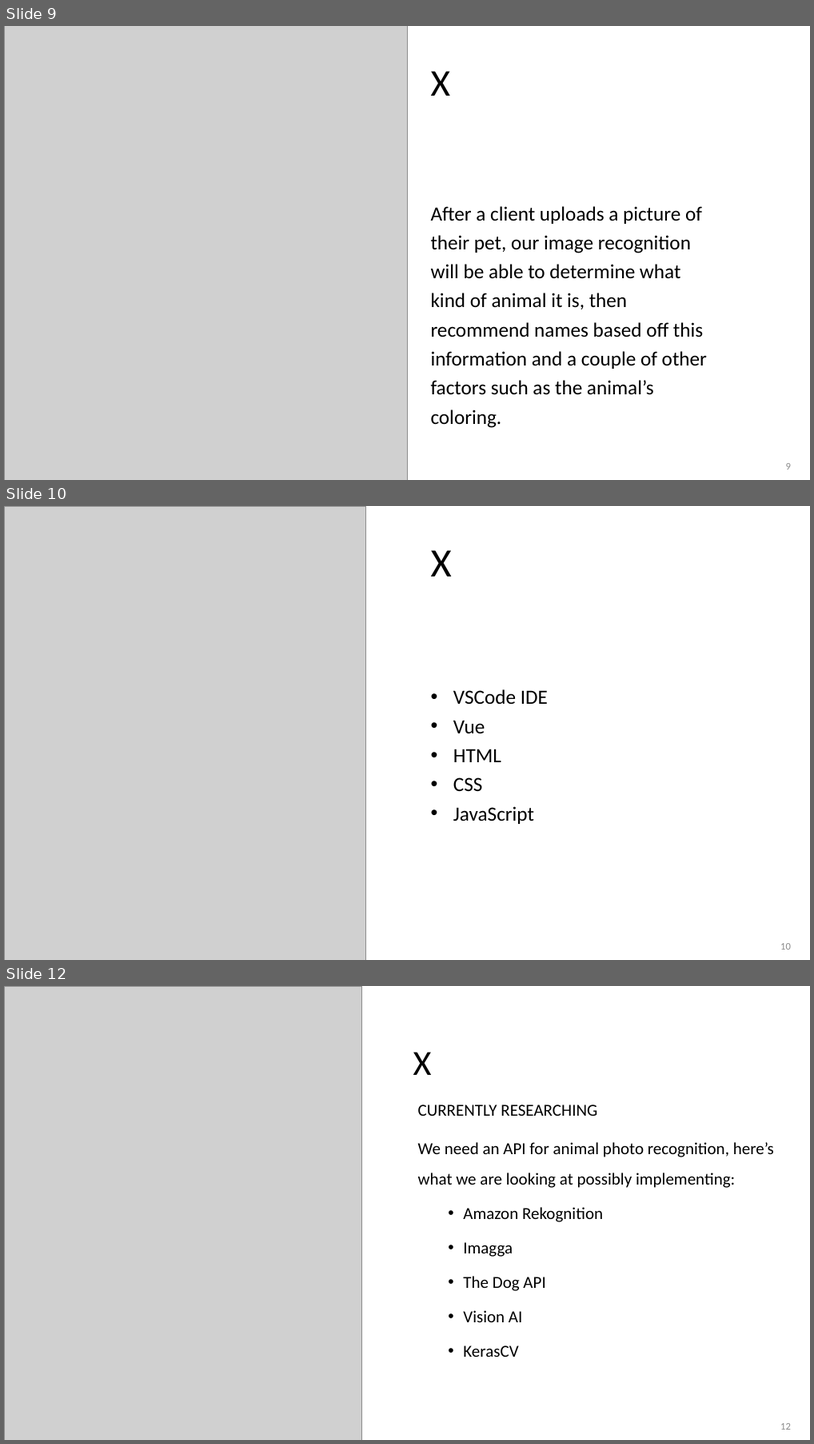
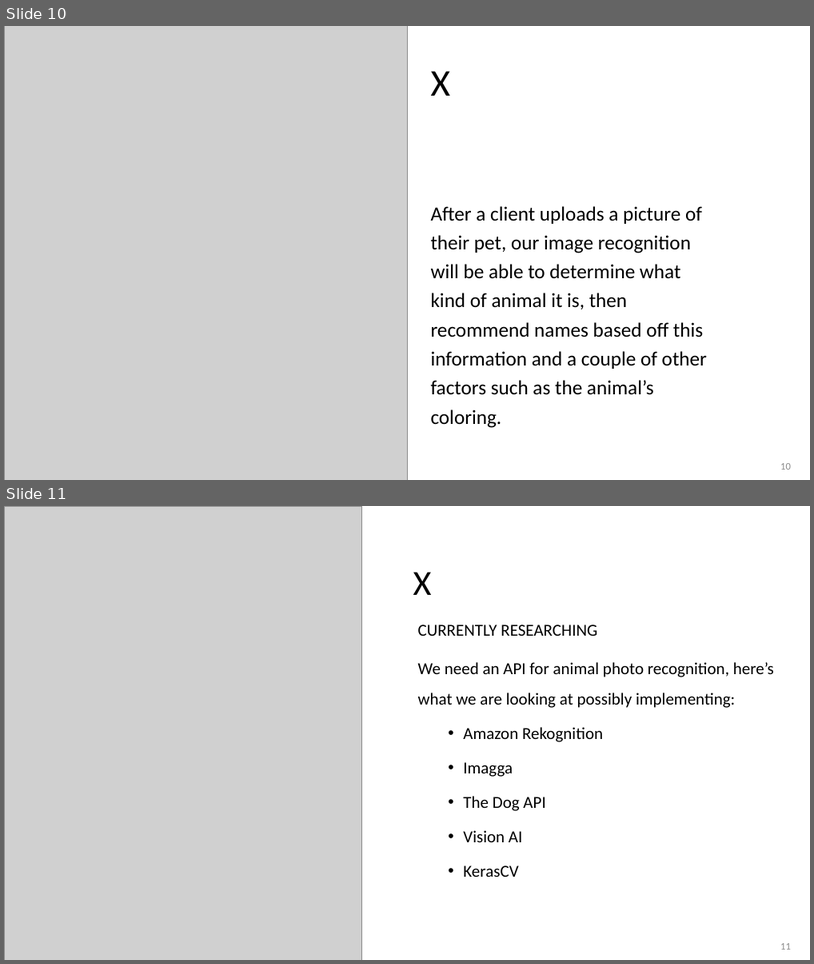
Before and after one commit to adriaonline/CPT200SP24-Team1, a slide deck: Phase 2 Docs/Phase 2 - Presentation.pptx. Shown one above the other, each under a label of ours: slides 9, 10 and 12 before the commit, slides 10 and 11 after it; the slides between them are not shown. The pictures are 814x1444 and 814x964 pixels, drawn with LibreOffice and Linux fonts; fonts in the diff are those of the drawing; grey boxes stand for pictures. Boxes give left, top, right and bottom in pixels: in the first picture for what was removed or moved away, otherwise in the second. Text is boxed around its words. In the diff, an @@ line names an element or a change of style, - is before the commit and + after.

```diff
--- a/Phase 2 Docs/Phase 2 - Presentation.pptx
+++ b/Phase 2 Docs/Phase 2 - Presentation.pptx
@@ slide 10 removed at [4, 506, 810, 960], background #FFFFFF @@
@@ picture removed at [4, 506, 366, 960] @@
@@ title removed at [431, 550, 452, 576] @@
-X
@@ text removed at [454, 689, 548, 824] @@
-• VSCode IDE
-• Vue
-• HTML
-• CSS
-• JavaScript
@@ page number removed at [781, 943, 791, 949] @@
-10
@@ what was slide 9 is now slide 10 @@
@@ page number at [781, 463, 791, 469]: text changed @@
-9
+10
@@ what was slide 12 is now slide 11 @@
```
Also in this commit, not shown: 1 slide changed, 1 other slide removed.
